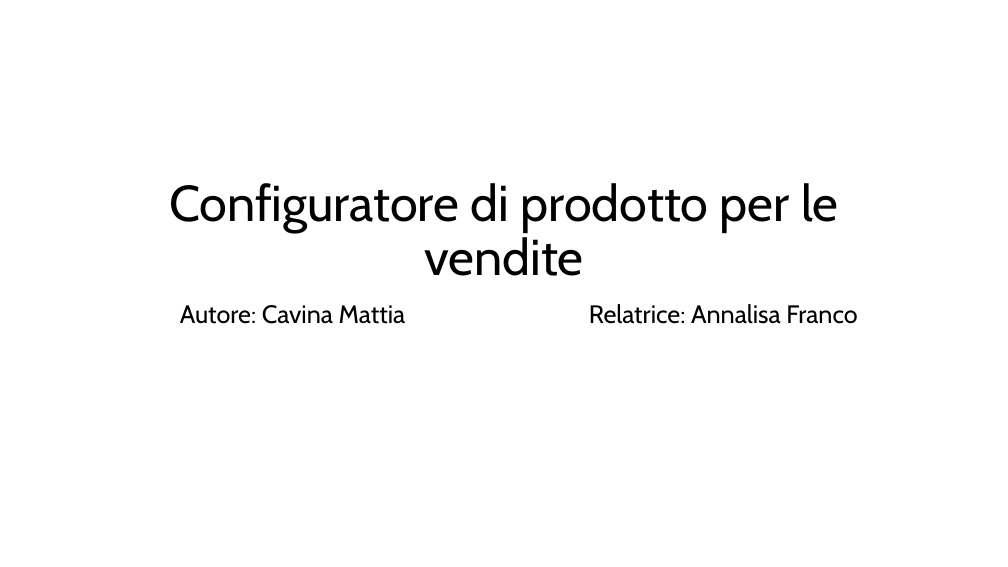
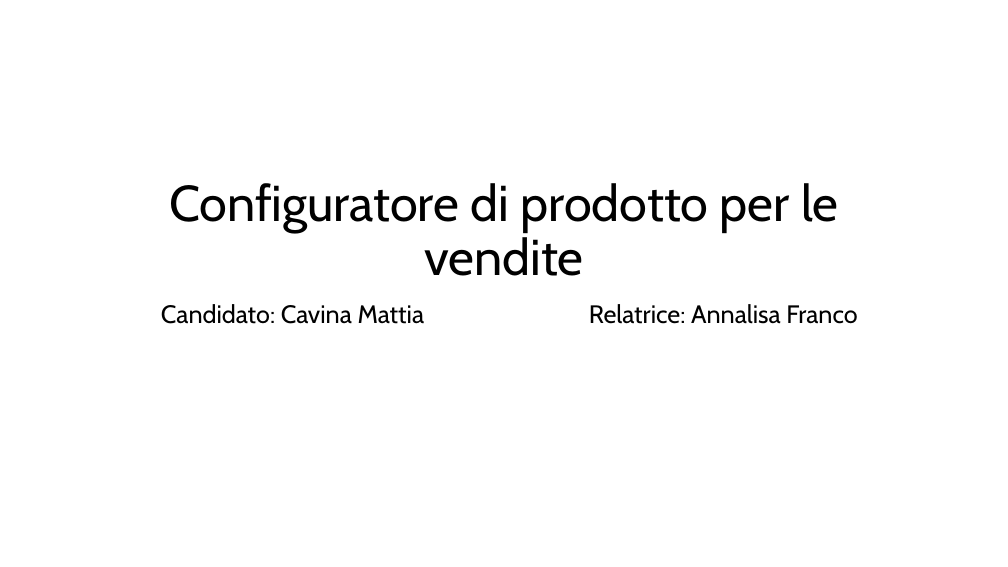
Before and after one commit to Cav95/Tesi_Triennale, a slide deck: slide 1 of Slide/Configuratore di prodotto per le vendite.pptx. Drawn at 1008x567 pixels with LibreOffice and Linux fonts; fonts in the diff are those of the drawing. Boxes give left, top, right and bottom in pixels: in the first picture for what was removed or moved away, otherwise in the second. Text is boxed around its words. In the diff, an @@ line names an element or a change of style, - is before the commit and + after.

Commit message:
Update product configurator presentation file

```diff
--- a/Slide/Configuratore di prodotto per le vendite.pptx
+++ b/Slide/Configuratore di prodotto per le vendite.pptx
@@ subtitle at (161, 304, 425, 324): text changed @@
-Autore: Cavina Mattia
+Candidato: Cavina Mattia
```
Also in this commit, not shown: 2 other slides changed, 1 slide added, 1 other file.
